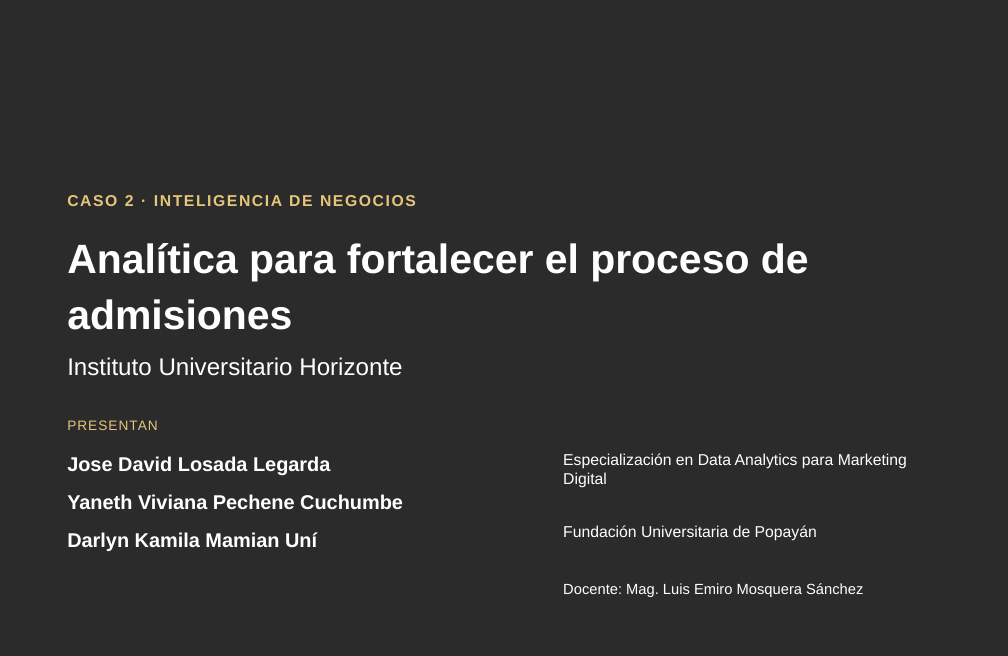
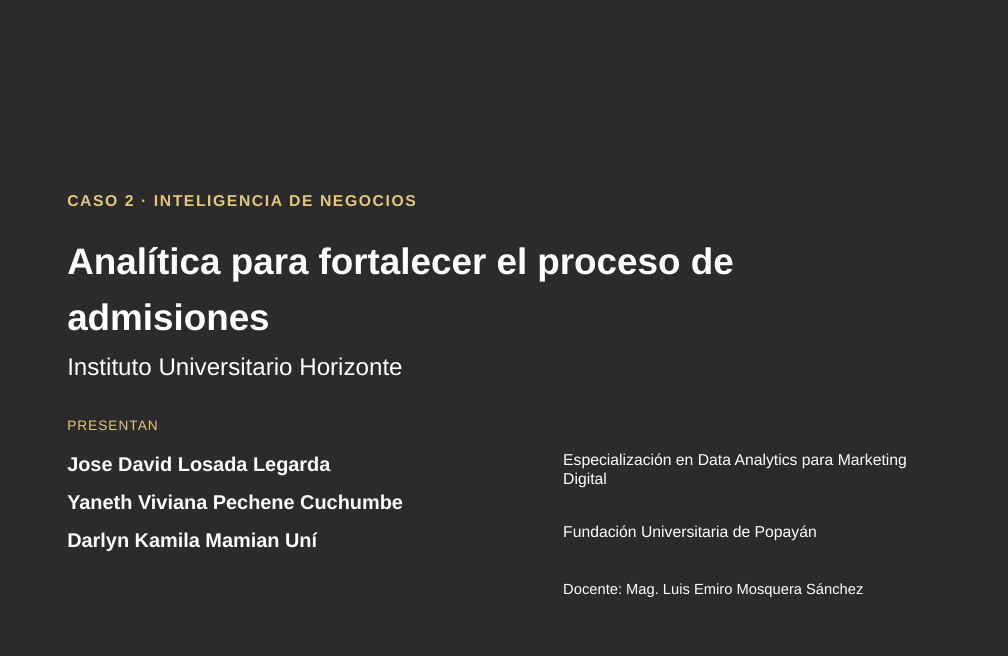
Before and after one commit to vivi-25-P/Analitica_Admisiones_Universitarias, a slide deck: slide 1 of presentacion/Sustentación analítica de admisiones del Instituto Universitario Horizonte_v3.pptx. Drawn at 1008x656 pixels with LibreOffice and Linux fonts; fonts in the diff are those of the drawing; background and template pictures are left out; a plain dark background stands for a picture behind light text. Boxes give left, top, right and bottom in pixels: in the first picture for what was removed or moved away, otherwise in the second. Text is boxed around its words. In the diff, an @@ line names an element or a change of style, - is before the commit and + after.

Commit message:
feat(presentacion): actualizar la presentación analítica de admisiones del Instituto Universitario Horizonte

```diff
--- a/presentacion/Sustentación analítica de admisiones del Instituto Universitario Horizonte_v3.pptx
+++ b/presentacion/Sustentación analítica de admisiones del Instituto Universitario Horizonte_v3.pptx
@@ title "Analítica para fortalecer el proceso ..." at box(67, 247, 734, 331): size 39 to 35.1 pt @@
```
Also in this commit, not shown: 1 other slide changed, 2 slides added.
